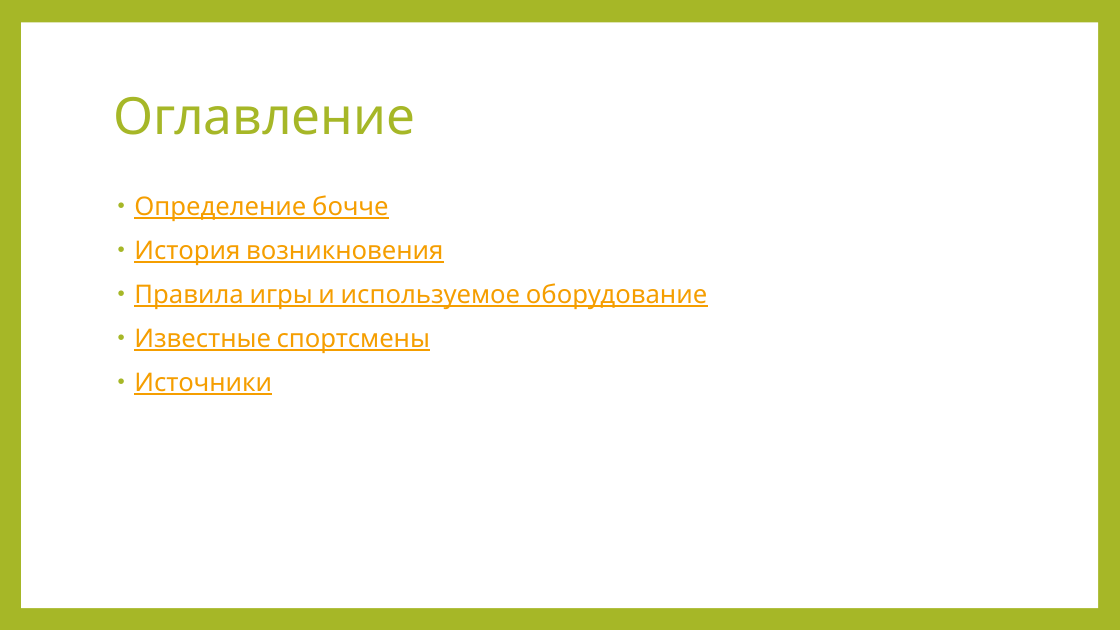
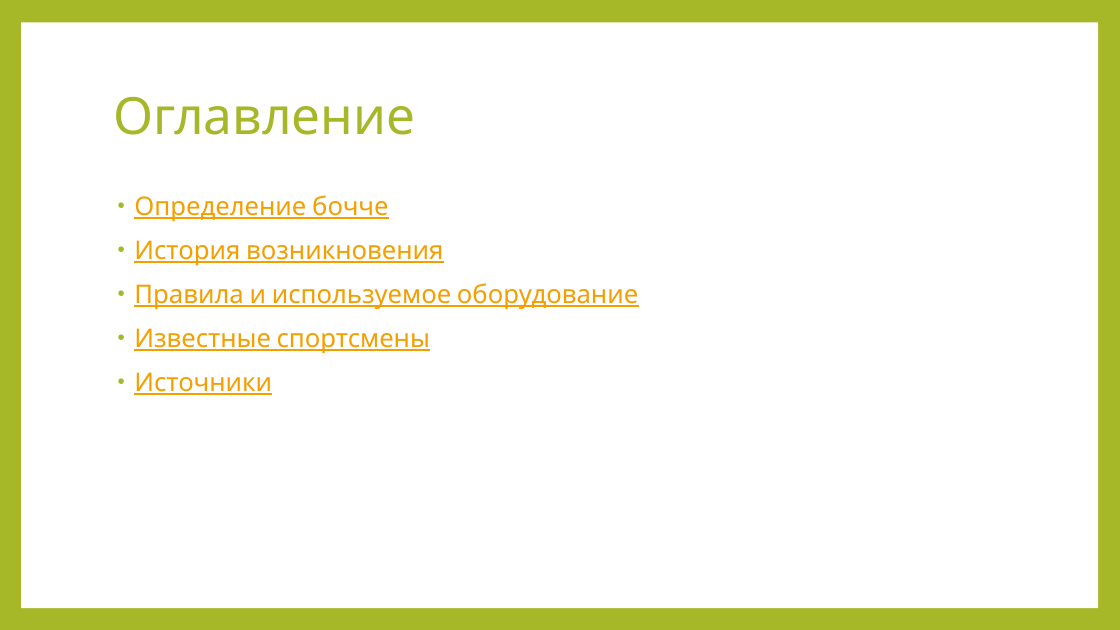
Before and after one commit to Rakleed/rgpu, a slide deck: slide 2 of 6-semester/physical-education/practical9.pptx. Drawn at 1120x630 pixels with LibreOffice and Linux fonts; fonts in the diff are those of the drawing. Boxes give left, top, right and bottom in pixels: in the first picture for what was removed or moved away, otherwise in the second. Text is boxed around its words. In the diff, an @@ line names an element or a change of style, - is before the commit and + after.

```diff
--- a/6-semester/physical-education/practical9.pptx
+++ b/6-semester/physical-education/practical9.pptx
@@ text at (x1=134, y1=283, x2=638, y2=309): text changed @@
-• Правила игры и используемое оборудование
+• Правила и используемое оборудование
```
